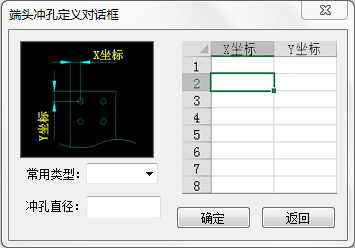
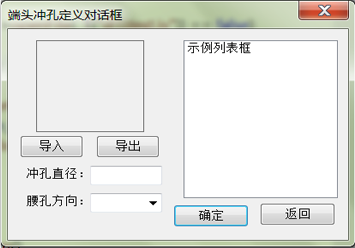
Layered file, before and after one edit (355 × 248). Changes by layer:
added layer "图层 5" above "Y坐标" over (1, 0, 355, 248)
